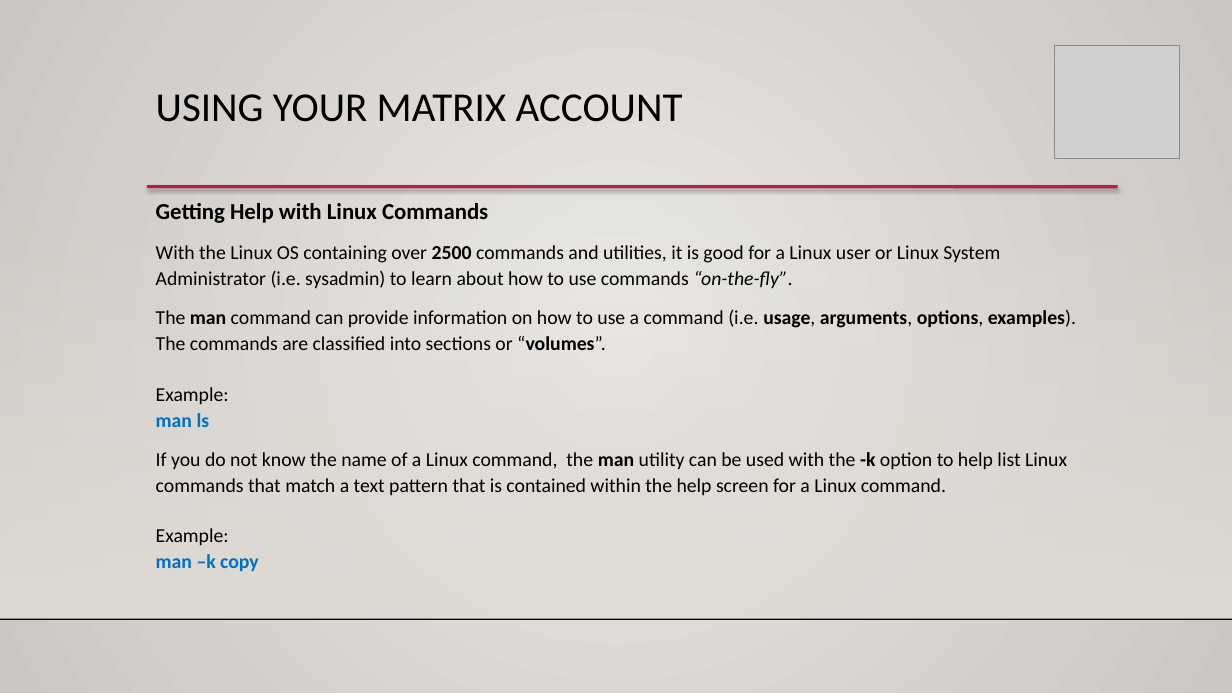
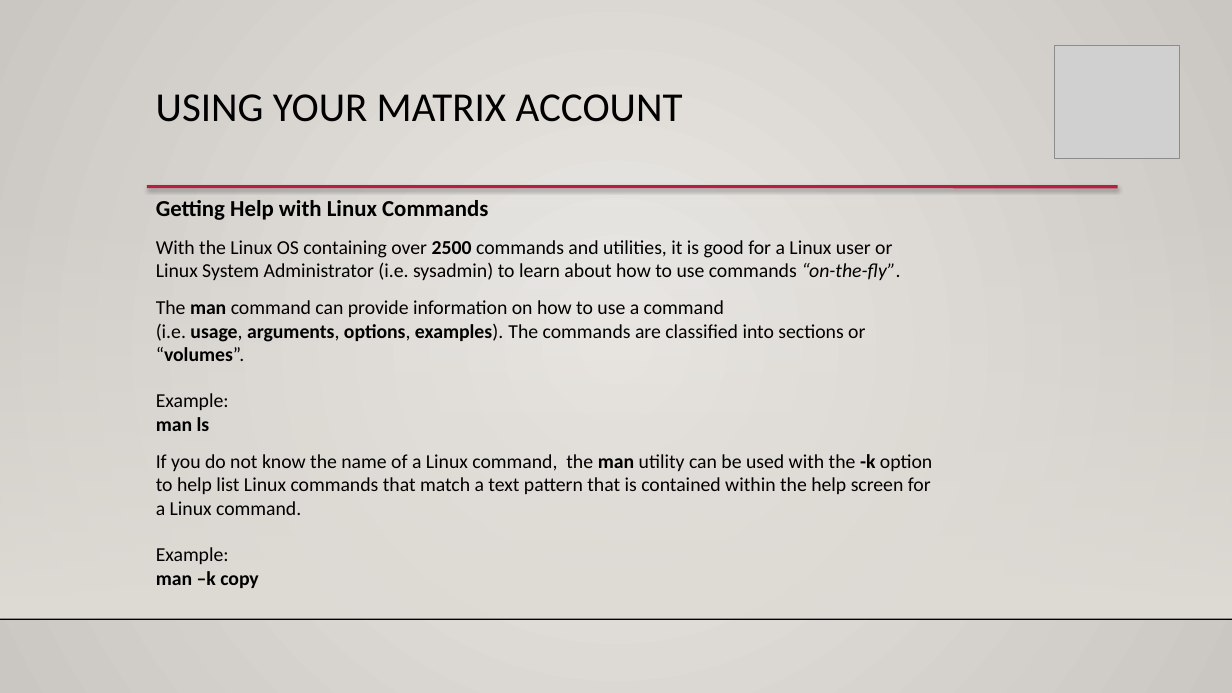
Before and after one commit to ULI101/slides, a slide deck: slide 4 of ULI101-1.2.pptx. Drawn at 1232x693 pixels with LibreOffice and Linux fonts; fonts in the diff are those of the drawing; grey boxes stand for pictures; background and template pictures are left out. Boxes give left, top, right and bottom in pixels: in the first picture for what was removed or moved away, otherwise in the second. Text is boxed around its words. In the diff, an @@ line names an element or a change of style, - is before the commit and + after.

```diff
--- a/ULI101-1.2.pptx
+++ b/ULI101-1.2.pptx
@@ text "Getting Help with Linux Commands" at (x1=156, y1=200, x2=932, y2=588): text colour #0070C0 to #000000 in "man ls", "man –k copy"; line spacing 1.1 to 1 @@
```
Also in this commit, not shown: 6 other slides changed, 3 other files.
